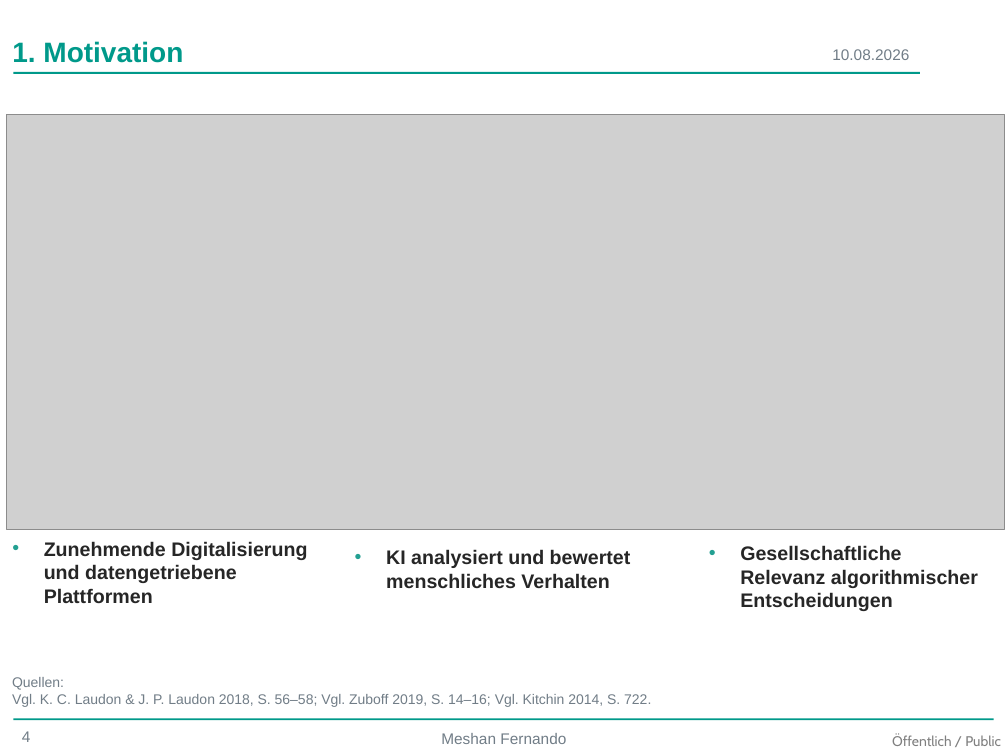
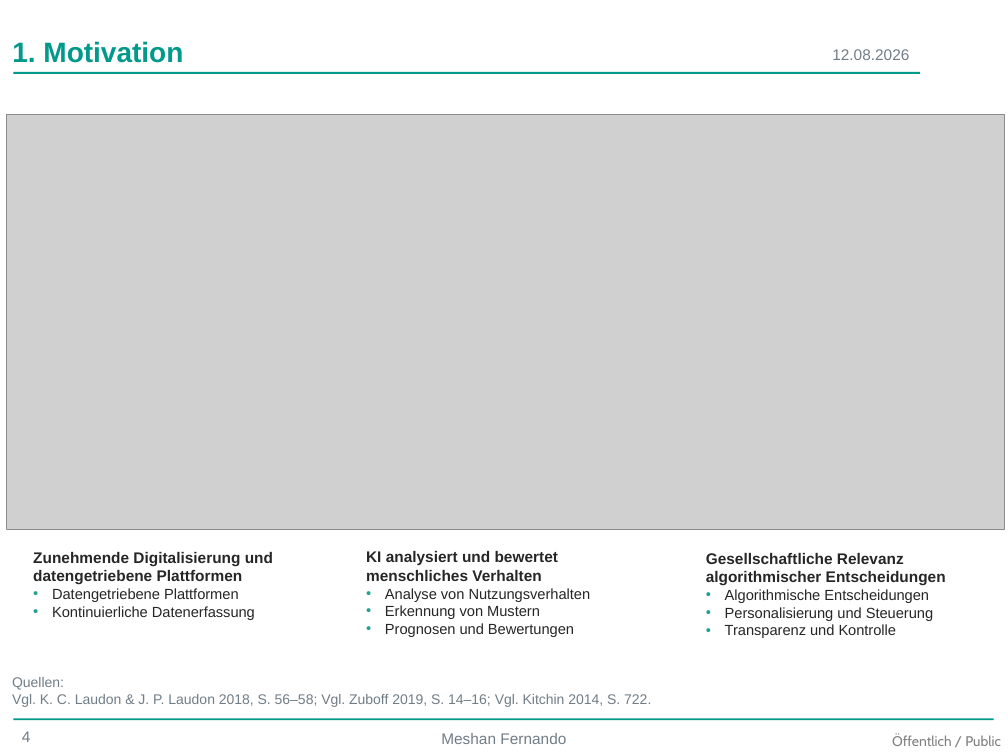
Before and after one commit to thejoker1236/BachlorsThesis, a slide deck: slide 4 of Presentation/Bachelor-Thesis.pptx. Drawn at 1008x756 pixels with LibreOffice and Linux fonts; fonts in the diff are those of the drawing; grey boxes stand for pictures; background and template pictures are left out. Boxes give left, top, right and bottom in pixels: in the first picture for what was removed or moved away, otherwise in the second. Text is boxed around its words. In the diff, an @@ line names an element or a change of style, - is before the commit and + after.

```diff
--- a/Presentation/Bachelor-Thesis.pptx
+++ b/Presentation/Bachelor-Thesis.pptx
@@ text at <box>832,49,909,60</box>: text changed @@
-10.08.2026
+12.08.2026
@@ text "Zunehmende Digitalisierung und datengetriebene Plattformen": place and size @@
-text "Zunehmende Digitalisierung und datengetriebene Plattformen" at <box>44,541,307,603</box>
+text "Zunehmende Digitalisierung und datengetriebene Plattformen" at <box>33,552,273,620</box>
@@ text at <box>33,552,273,585</box>: size 14 to 11 pt in "Zunehmende Digitalisierung und datengetriebene Plattformen"; bullet • to none; less space between paragraphs @@
@@ text "KI analysiert und bewertet menschliches ...": place and size @@
-text "KI analysiert und bewertet menschliches ..." at <box>386,549,631,588</box>
+text "KI analysiert und bewertet menschliches ..." at <box>366,551,591,637</box>
@@ text at <box>366,551,558,581</box>: size 14 to 11 pt in "KI analysiert und bewertet menschliches Verhalten"; bullet • to none; less space between paragraphs @@
@@ text "Gesellschaftliche Relevanz algorithmischer Entscheidungen": place and size @@
-text "Gesellschaftliche Relevanz algorithmischer Entscheidungen" at <box>740,545,978,611</box>
+text "Gesellschaftliche Relevanz algorithmischer Entscheidungen" at <box>706,553,946,638</box>
@@ text at <box>706,553,946,586</box>: size 14 to 11 pt in "Gesellschaftliche Relevanz algorithmischer Entscheidungen"; bullet • to none; less space between paragraphs @@
@@ text at <box>52,588,255,620</box>: paragraphs added @@
+  • Datengetriebene Plattformen
+  • Kontinuierliche Datenerfassung
@@ text at <box>385,588,591,637</box>: paragraphs added @@
+• Analyse von Nutzungsverhalten
+• Erkennung von Mustern
+• Prognosen und Bewertungen
@@ text at <box>725,589,933,638</box>: paragraphs added @@
+• Algorithmische Entscheidungen
+• Personalisierung und Steuerung
+• Transparenz und Kontrolle
```
Also in this commit, not shown: 7 other slides changed, 1 other file.
